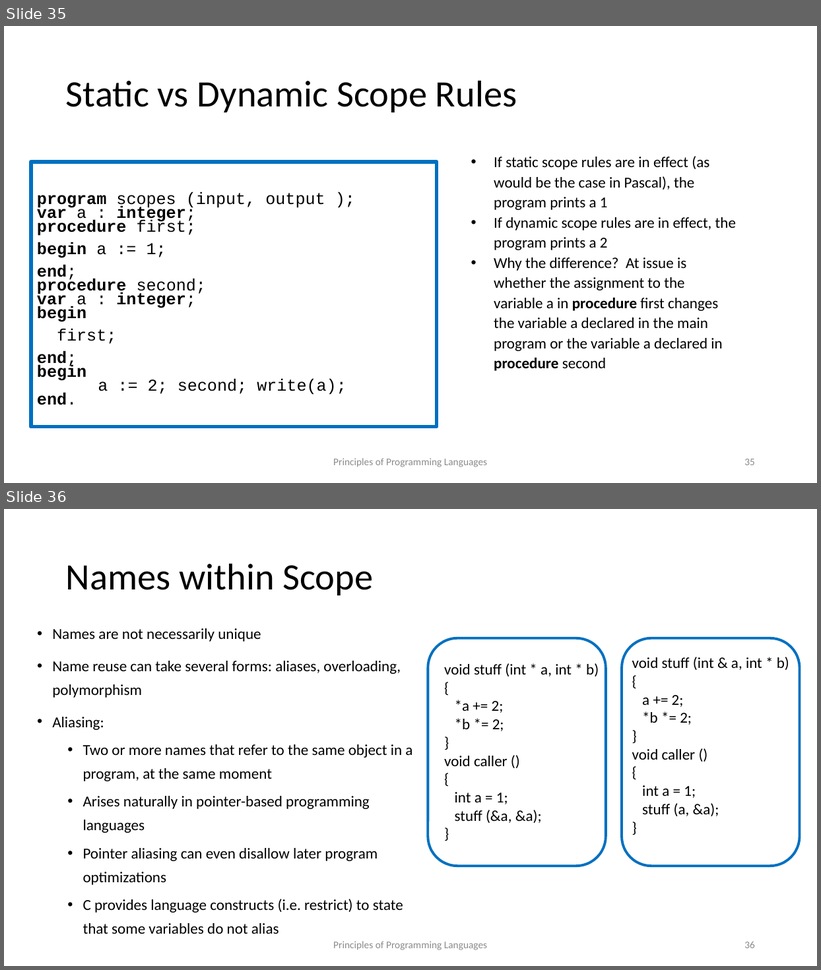
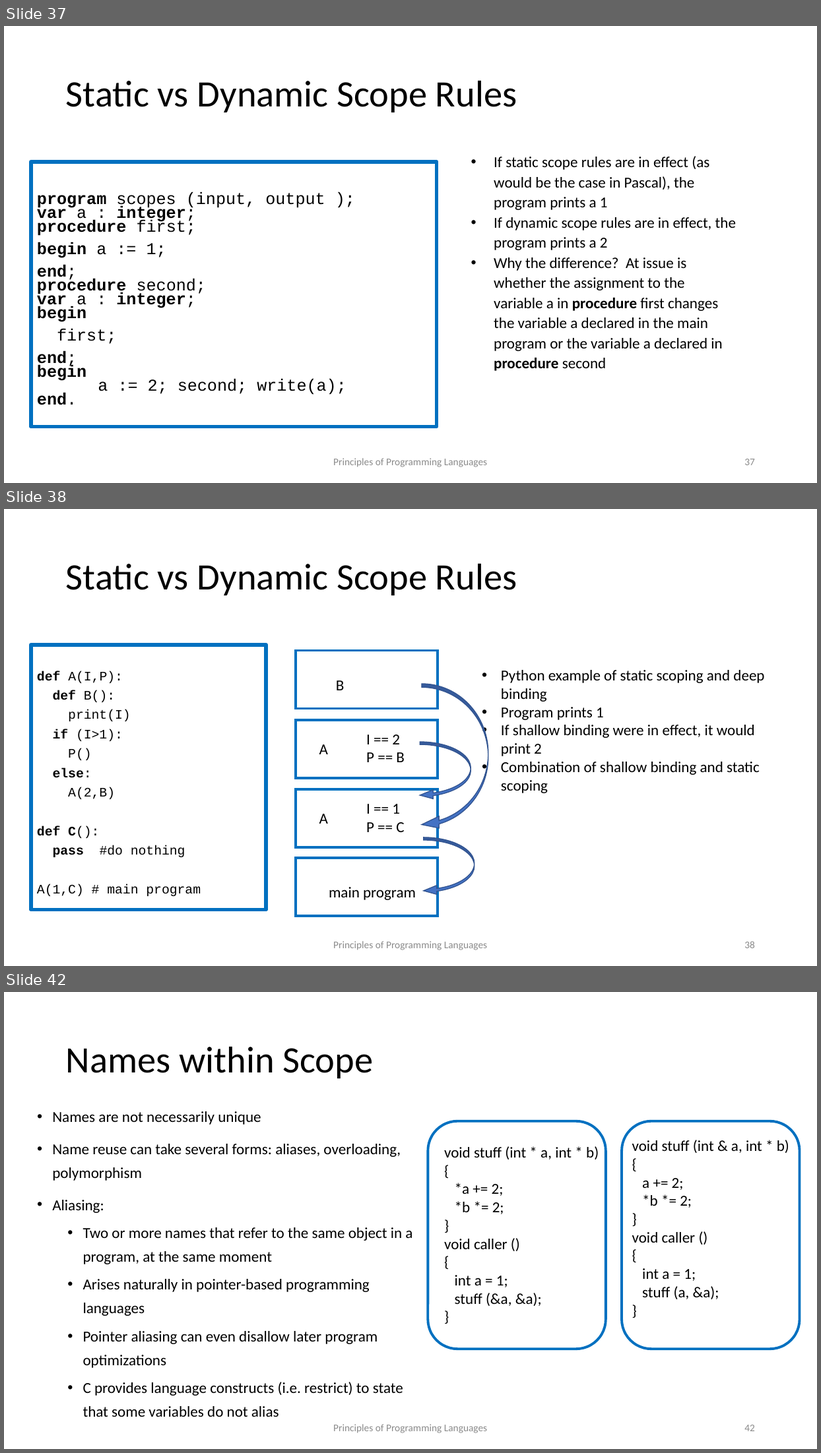
Before and after one commit to kongm/pl-design, a slide deck: environment.pptx. Shown one above the other, each under a label of ours: slides 35 and 36 before the commit, slides 37, 38 and 42 after it; the slides between them are not shown. The pictures are 821x970 and 821x1453 pixels, drawn with LibreOffice and Linux fonts; fonts in the diff are those of the drawing. Boxes give left, top, right and bottom in pixels: in the first picture for what was removed or moved away, otherwise in the second. Text is boxed around its words. In the diff, an @@ line names an element or a change of style, - is before the commit and + after.

```diff
--- a/environment.pptx
+++ b/environment.pptx
@@ slide 38 added at bbox=[4, 509, 817, 966], background #FFFFFF @@
@@ title added at bbox=[66, 563, 517, 595], 44 pt, text #000000 @@
+Static vs Dynamic Scope Rules
@@ text added at bbox=[31, 645, 266, 910], outline #0070C0 4.5 pt, 15.4 pt, text #000000 @@
+def A(I,P):
+def B():
+print(I)
+if (I>1):
+P()
+else:
+A(2,B)
+def C():
+pass #do nothing
+A(1,C) # main program
@@ rectangle added at bbox=[296, 650, 438, 708], outline #0070C0 3 pt @@
@@ text added at bbox=[336, 681, 345, 691], 18 pt, text #000000 @@
+B
@@ curved left arrow added at bbox=[422, 684, 488, 831], fill #4472C4, outline #325491 1 pt @@
@@ text added at bbox=[501, 670, 764, 793], 18 pt, text #000000 @@
+• Python example of static scoping and deep binding
+• Program prints 1
+• If shallow binding were in effect, it would print 2
+• Combination of shallow binding and static scoping
@@ rectangle added at bbox=[296, 720, 438, 778], outline #0070C0 3 pt @@
@@ text added at bbox=[319, 745, 328, 755], 18 pt, text #000000 @@
+A
@@ text added at bbox=[366, 735, 405, 762], 18 pt, text #000000 @@
+I == 2
+P == B
@@ curved left arrow added at bbox=[420, 742, 471, 800], fill #4472C4, outline #325491 1 pt @@
@@ rectangle added at bbox=[296, 789, 438, 848], outline #0070C0 3 pt @@
@@ text added at bbox=[366, 804, 404, 832], 18 pt, text #000000 @@
+I == 1
+P == C
@@ text added at bbox=[319, 814, 328, 824], 18 pt, text #000000 @@
+A
@@ curved left arrow added at bbox=[424, 838, 475, 896], fill #4472C4, outline #325491 1 pt @@
@@ rectangle added at bbox=[296, 858, 438, 916], outline #0070C0 3 pt @@
@@ text added at bbox=[329, 887, 416, 900], 18 pt, text #000000 @@
+main program
@@ text added at bbox=[333, 941, 487, 951], 12 pt, text #8C8C8C @@
+Principles of Programming Languages
@@ page number added at bbox=[745, 941, 755, 949], 12 pt, text #8C8C8C @@
+38
@@ what was slide 35 is now slide 37 @@
@@ page number at bbox=[745, 459, 755, 466]: text changed @@
-35
+37
@@ what was slide 36 is now slide 42 @@
@@ page number at bbox=[745, 1425, 755, 1432]: text changed @@
-36
+42
```
Also in this commit, not shown: 2 slides changed, 6 other slides added.
